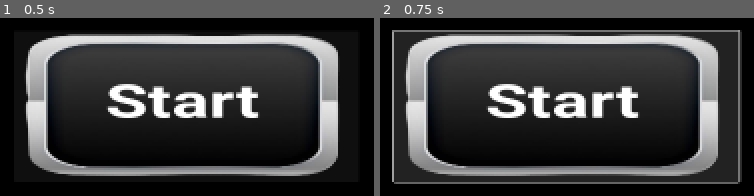
Above: before the commit, frames 1-2 (left to right).
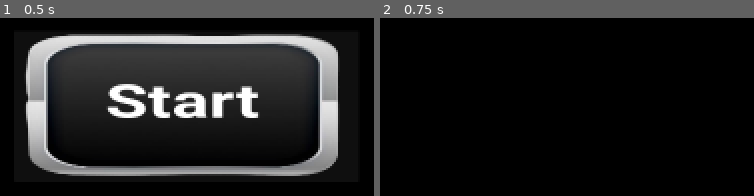
Above: after the commit, the same moments.

Repository: arjaxa/AP-V01
Game: Godot game, scene res://Scenes/app.tscn
Two runs of this game, one before a commit and one after it. Both use one fixed random seed, a clock stepped at 60 frames per second and the inputs below.
Inputs:
- Up to frame 1 (0.5 s): no input
- Up to frame 2 (0.75 s): click "Start" at 0.5 s

Frame 1 is identical in both runs. In frame 2, 62% of the frame differs, in the area x 3-97%, y 6-94%.

Commit message:
Button script

Diff:
--- /dev/null
+++ b/Scenes/Blank Scene.tscn
@@ -0,0 +1,10 @@
+[gd_scene format=3 uid="uid://bbhxbcf2riif3"]
+
+[node name="Days selection" type="Node2D"]
+
+[node name="CanvasLayer" type="CanvasLayer" parent="."]
+
+[node name="ColorRect" type="ColorRect" parent="CanvasLayer"]
+offset_right = 1083.0
+offset_bottom = 2406.0
+color = Color(0, 0, 0, 1)
--- /dev/null
+++ b/Scenes/days_selection.tscn
@@ -0,0 +1,10 @@
+[gd_scene format=3 uid="uid://cp8xpukmw5hby"]
+
+[node name="Days selection" type="Node2D"]
+
+[node name="CanvasLayer" type="CanvasLayer" parent="."]
+
+[node name="ColorRect" type="ColorRect" parent="CanvasLayer"]
+offset_right = 1083.0
+offset_bottom = 2406.0
+color = Color(0, 0, 0, 1)
--- a/Scenes/main.tscn
+++ b/Scenes/main.tscn
@@ -1,7 +1,8 @@
-[gd_scene load_steps=3 format=3 uid="uid://1qyaujmf5ugu"]
+[gd_scene load_steps=4 format=3 uid="uid://1qyaujmf5ugu"]
 
 [ext_resource type="PackedScene" uid="uid://bf8l0trl68x5n" path="res://Scenes/start_button.tscn" id="1_lfje5"]
 [ext_resource type="FontFile" uid="uid://dgqgv0fd6pkk3" path="res://fonts/Roboto-Bold.ttf" id="2_dbh0o"]
+[ext_resource type="Script" path="res://Scenes/start_button.gd" id="2_x5f3r"]
 
 [node name="Main" type="Node2D"]
 
@@ -20,6 +21,7 @@
 offset_bottom = 1873.0
 text = "Start"
 clip_text = true
+script = ExtResource("2_x5f3r")
 
 [node name="Label" type="Label" parent="Start Button"]
 layout_mode = 0
@@ -31,3 +33,5 @@
 theme_override_fonts/font = ExtResource("2_dbh0o")
 theme_override_font_sizes/font_size = 90
 text = "Start"
+
+[connection signal="pressed" from="Start Button" to="Start Button" method="_on_pressed"]
--- a/Scenes/start_button.gd
+++ b/Scenes/start_button.gd
@@ -9,3 +9,8 @@
 # Called every frame. 'delta' is the elapsed time since the previous frame.
 func _process(delta):
 	pass
+
+
+
+func _on_pressed():
+	get_tree().change_scene_to_file("res://Scenes/days_selection.tscn")
